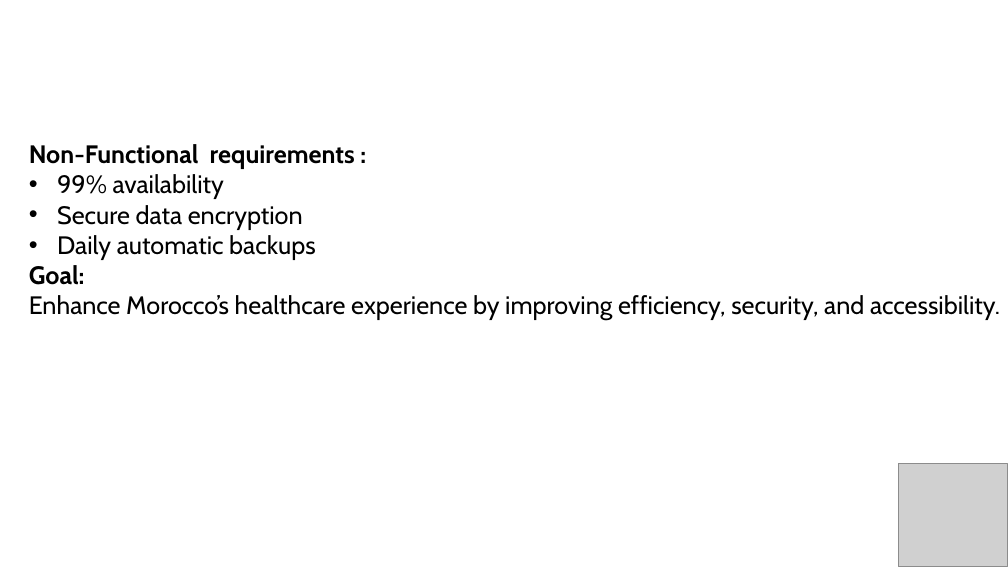
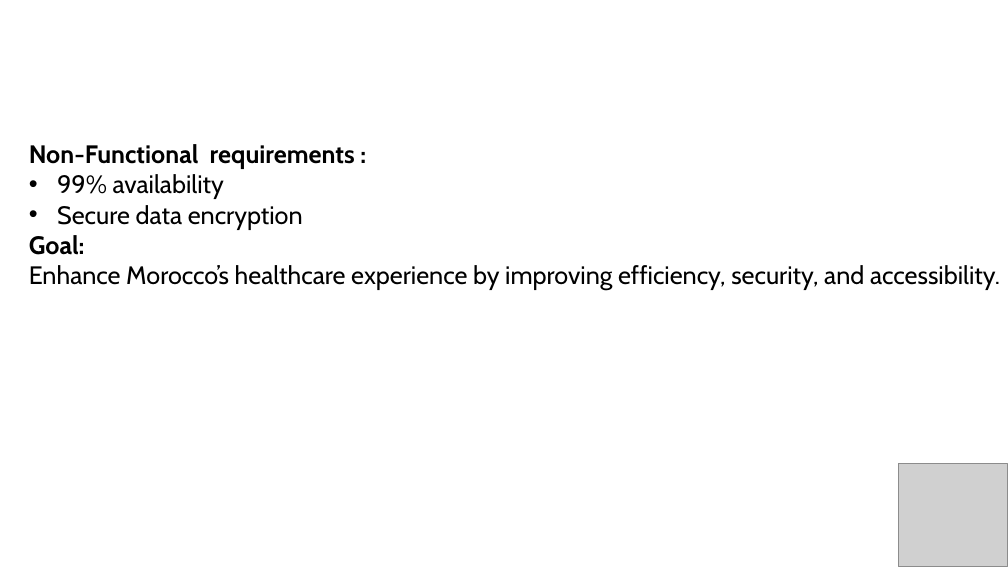
Before and after one commit to salmabellaou-max/SoftwareEng, a slide deck: slide 9 of Project/MyWelly (2).odp. Drawn at 1008x567 pixels with LibreOffice and Linux fonts; fonts in the diff are those of the drawing; grey boxes stand for pictures. Boxes give left, top, right and bottom in pixels: in the first picture for what was removed or moved away, otherwise in the second. Text is boxed around its words. In the diff, an @@ line names an element or a change of style, - is before the commit and + after.

Commit message:
lastest version of the presentation

```diff
--- a/Project/MyWelly (2).odp
+++ b/Project/MyWelly (2).odp
@@ text at bbox=[57, 235, 315, 260]: paragraph removed @@
-• Daily automatic backups
```
